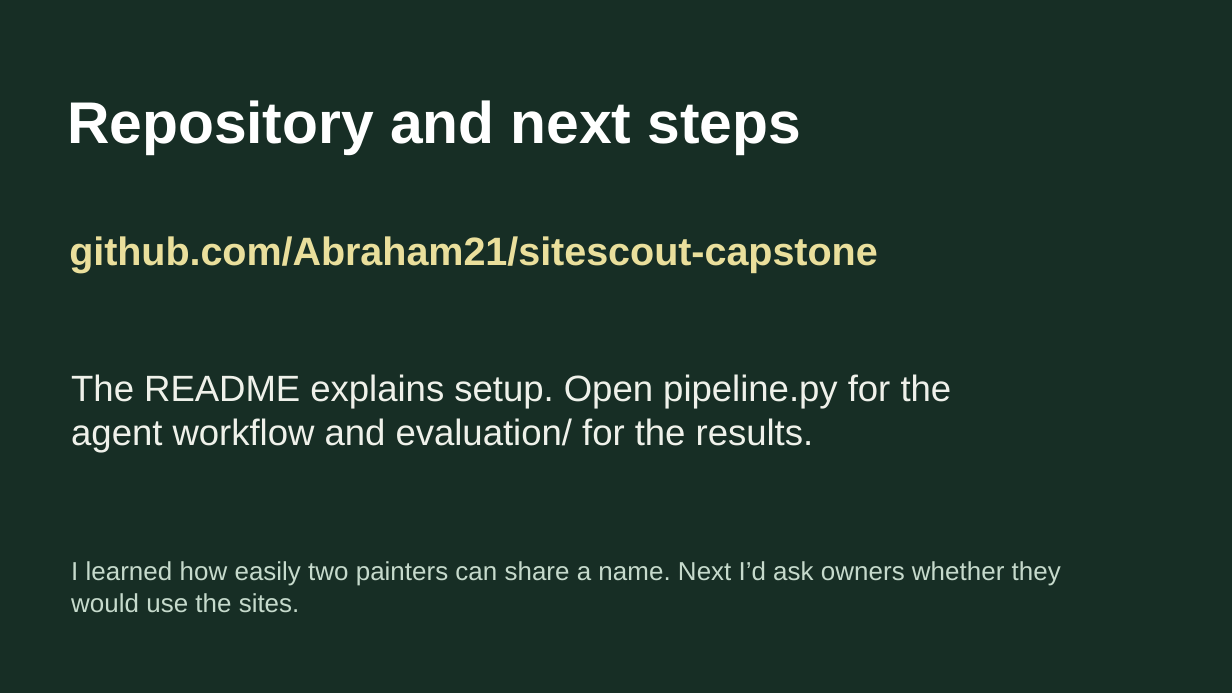
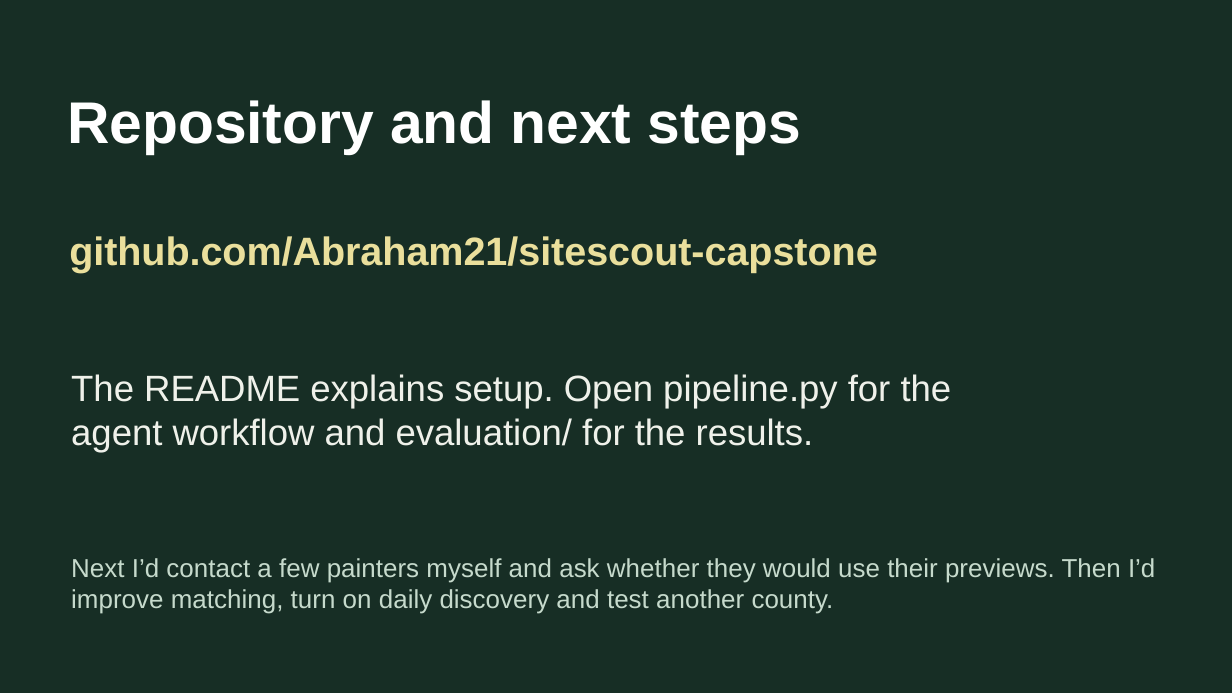
Before and after one commit to Abraham21/sitescout-capstone, a slide deck: slide 9 of submission/SiteScout Presentation.pptx. Drawn at 1232x693 pixels with LibreOffice and Linux fonts; fonts in the diff are those of the drawing. Boxes give left, top, right and bottom in pixels: in the first picture for what was removed or moved away, otherwise in the second. Text is boxed around its words. In the diff, an @@ line names an element or a change of style, - is before the commit and + after.

```diff
--- a/submission/SiteScout Presentation.pptx
+++ b/submission/SiteScout Presentation.pptx
@@ text at [71, 558, 1155, 614]: text changed @@
-I learned how easily two painters can share a name. Next I’d ask owners whether they would use the sites.
+Next I’d contact a few painters myself and ask whether they would use their previews. Then I’d improve matching, turn on daily discovery and test another county.
```
Also in this commit, not shown: 5 other slides changed, 1 slide added, 1 slide removed, 6 other files.
